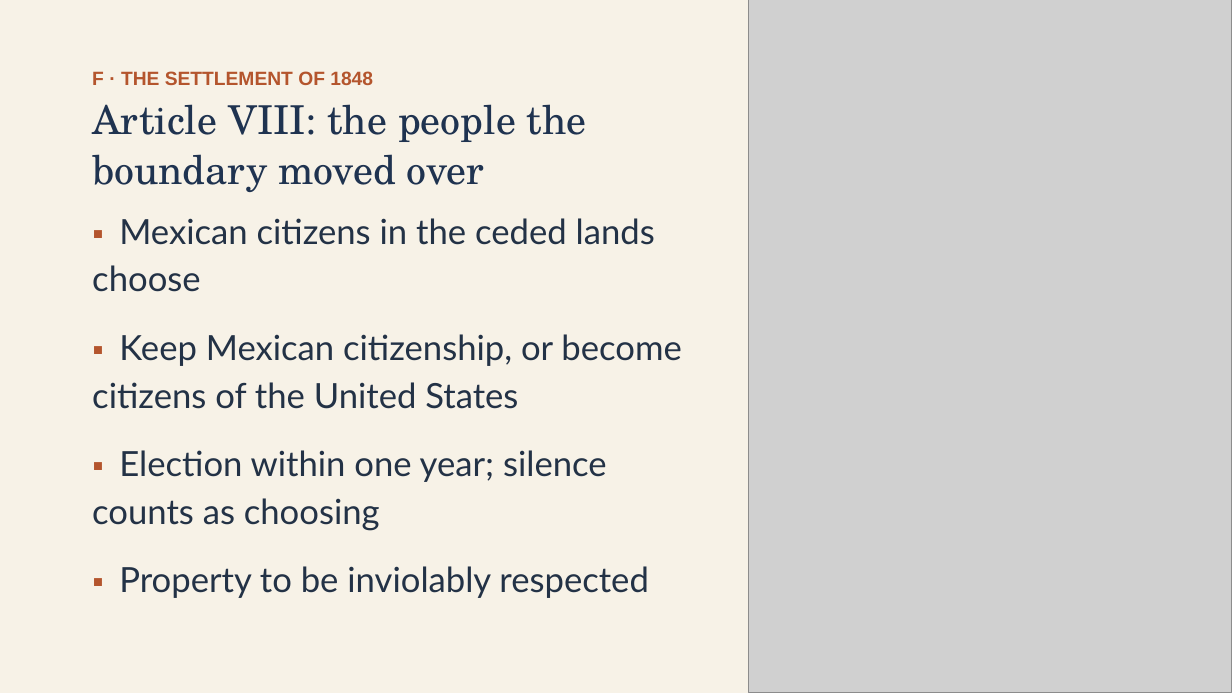
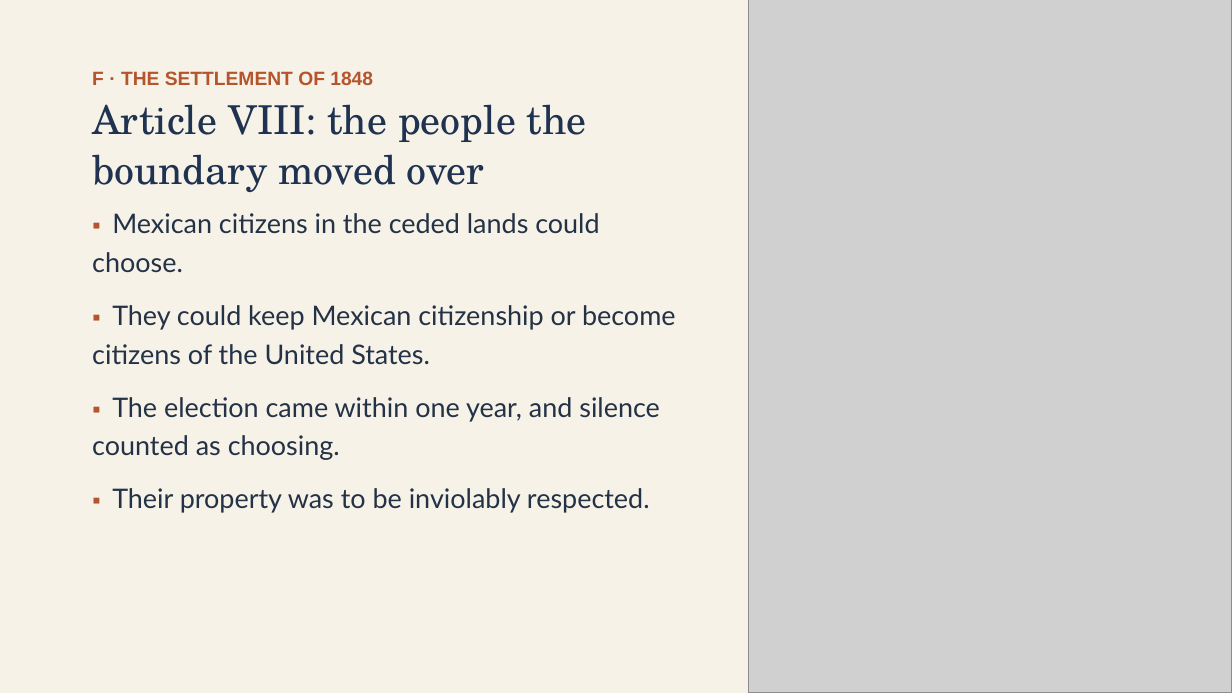
Before and after one commit to ab17gthb/humanities-curriculum-group, a slide deck: slide 22 of early-republic/lesson-08/lesson-08-slides.pptx. Drawn at 1232x693 pixels with LibreOffice and Linux fonts; fonts in the diff are those of the drawing; grey boxes stand for pictures. Boxes give left, top, right and bottom in pixels: in the first picture for what was removed or moved away, otherwise in the second. Text is boxed around its words. In the diff, an @@ line names an element or a change of style, - is before the commit and + after.

```diff
--- a/early-republic/lesson-08/lesson-08-slides.pptx
+++ b/early-republic/lesson-08/lesson-08-slides.pptx
@@ text at (92, 213, 676, 513): text changed; size 27 to 21 pt @@
-▪ Mexican citizens in the ceded lands choose
-▪ Keep Mexican citizenship, or become citizens of the United States
-▪ Election within one year; silence counts as choosing
-▪ Property to be inviolably respected
+▪ Mexican citizens in the ceded lands could choose.
+▪ They could keep Mexican citizenship or become citizens of the United States.
+▪ The election came within one year, and silence counted as choosing.
+▪ Their property was to be inviolably respected.
```
Also in this commit, not shown: 12 other slides changed, 6 other files.
